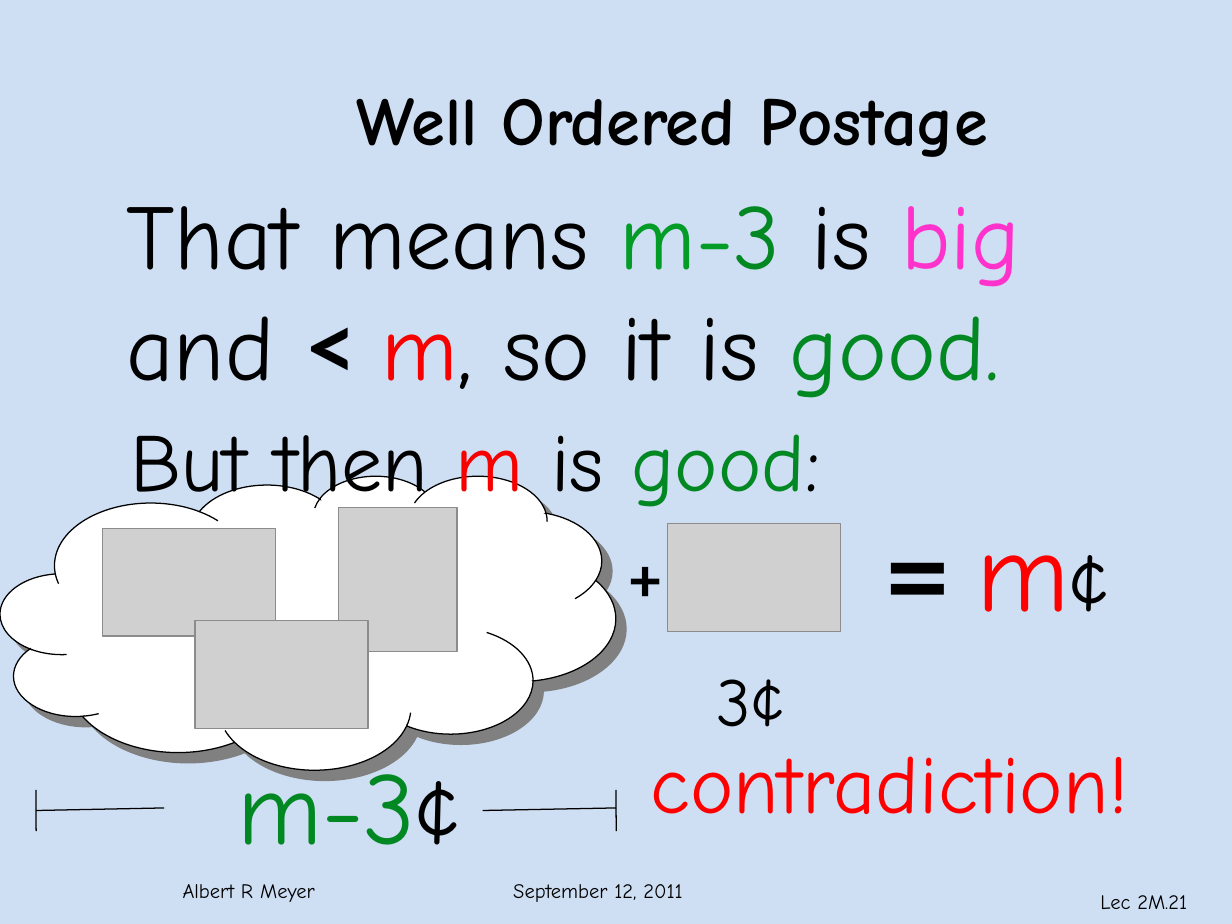
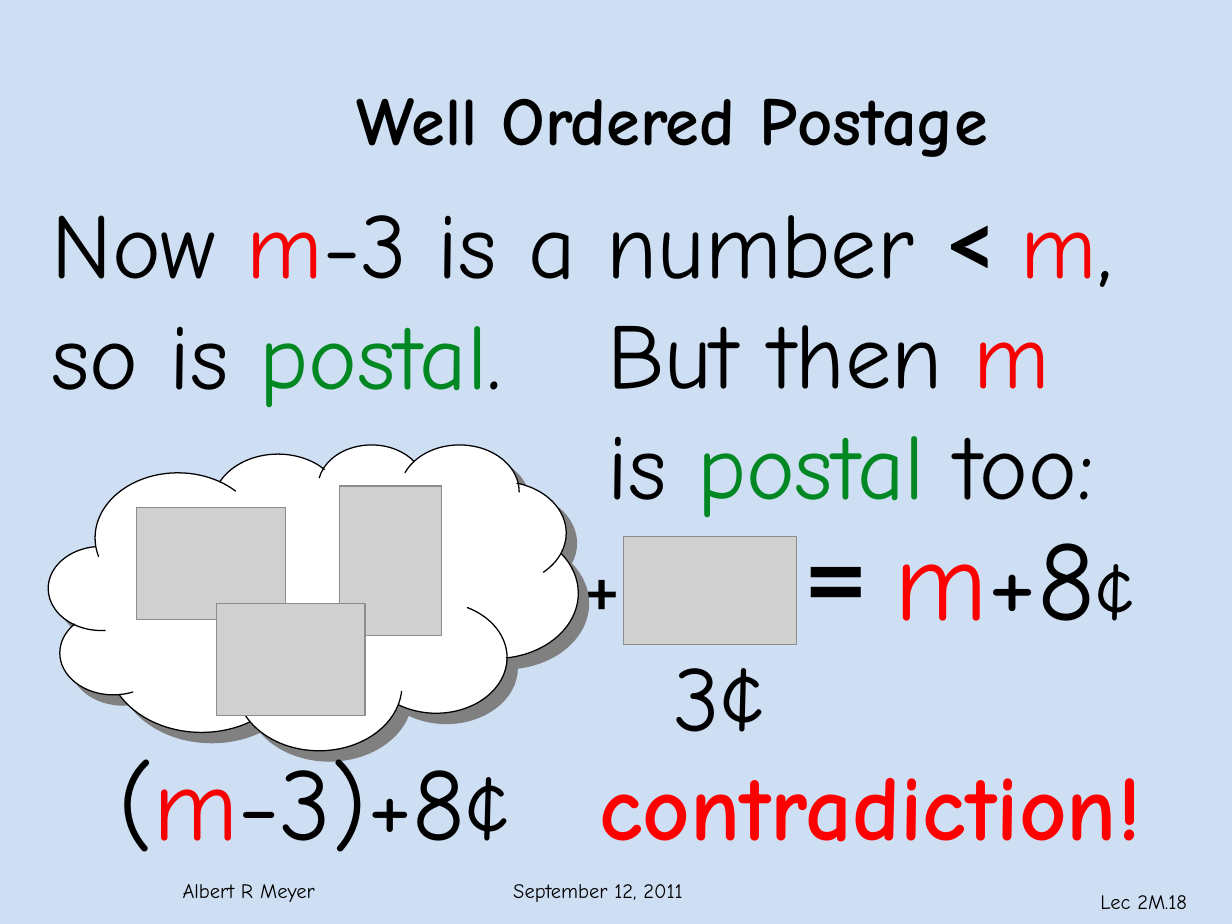
Before and after one commit to armeyer/mcs_web, a slide deck: slide 18 of fall11/slidesF11/slides2m.pptx (slide 21 before the commit). Drawn at 1232x924 pixels with LibreOffice and Linux fonts; fonts in the diff are those of the drawing; grey boxes stand for pictures; background and template pictures are left out. Boxes give left, top, right and bottom in pixels: in the first picture for what was removed or moved away, otherwise in the second. Text is boxed around its words. In the diff, an @@ line names an element or a change of style, - is before the commit and + after.

Commit message:
slides2m

```diff
--- a/fall11/slidesF11/slides2m.pptx
+++ b/fall11/slidesF11/slides2m.pptx
@@ text at [52,215,1113,408]: text changed @@
-That means m-3 is big
-and < m, so it is good.
+Now m-3 is a number < m,
+so is postal.
@@ text at [607,325,1094,518]: text changed; size 48 to 54 pt @@
-But then m is good:
+But then m
+is postal too:
@@ freeform shape: place and size @@
-freeform shape at [0,477,616,771]
+freeform shape at [48,445,578,750]
@@ picture: place and size @@
-picture at [102,529,275,636]
+picture at [137,508,286,620]
@@ picture: place and size @@
-picture at [339,508,457,652]
+picture at [340,487,442,636]
@@ picture: place and size @@
-picture at [668,524,840,632]
+picture at [623,536,796,644]
@@ text "+": place and size @@
-text "+" at [617,533,678,620]
+text "+" at [574,547,634,633]
@@ text at [894,543,1096,621]: text changed @@
-= m¢
+= m+8¢
@@ picture: place and size @@
-picture at [195,621,367,728]
+picture at [216,604,365,716]
@@ text "3¢": place and size @@
-text "3¢" at [717,679,784,727]
+text "3¢" at [673,668,764,732]
@@ text "3¢" at [673,668,764,732]: size 40 to 54 pt @@
@@ text "contradiction!": place and size @@
-text "contradiction!" at [651,756,1129,814]
+text "contradiction!" at [599,778,1141,842]
@@ text "contradiction!" at [599,778,1141,842]: size 48 to 54 pt, bold on @@
@@ text at [118,751,466,852]: text changed; text colour #028822 to #000000 @@
-m-3¢
+(m-3)+8¢
@@ group removed at [36,790,616,832]: 4 lines @@
@@ page number at [1100,895,1187,909]: text changed @@
-Lec 2M.21
+Lec 2M.18
```
Also in this commit, not shown: 9 other slides changed, 2 slides added, 4 slides removed.
